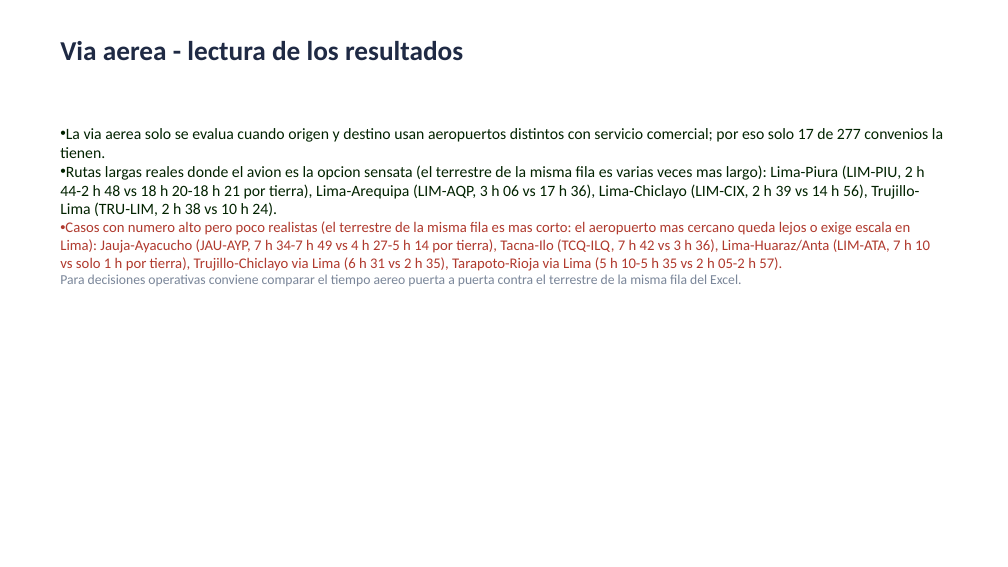
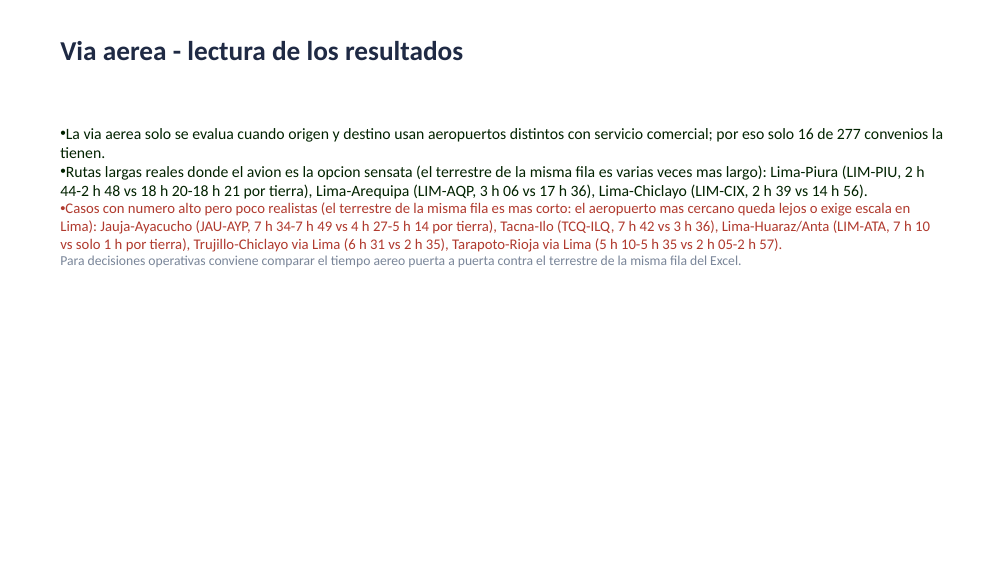
Before and after one commit to rojasarca-code/geolocalizacion-bancos-sangre-diban, a slide deck: slide 6 of datos/Resumen_tiempos_convenios_BS.pptx. Drawn at 1008x567 pixels with LibreOffice and Linux fonts; fonts in the diff are those of the drawing. Boxes give left, top, right and bottom in pixels: in the first picture for what was removed or moved away, otherwise in the second. Text is boxed around its words. In the diff, an @@ line names an element or a change of style, - is before the commit and + after.

```diff
--- a/datos/Resumen_tiempos_convenios_BS.pptx
+++ b/datos/Resumen_tiempos_convenios_BS.pptx
@@ text at (60,128,943,199): text changed @@
-• La via aerea solo se evalua cuando origen y destino usan aeropuertos distintos con servicio comercial; por eso solo 17 de 277 convenios la tienen.
-• Rutas largas reales donde el avion es la opcion sensata (el terrestre de la misma fila es varias veces mas largo): Lima-Piura (LIM-PIU, 2 h 44-2 h 48 vs 18 h 20-18 h 21 por tierra), Lima-Arequipa (LIM-AQP, 3 h 06 vs 17 h 36), Lima-Chiclayo (LIM-CIX, 2 h 39 vs 14 h 56), Trujillo-Lima (TRU-LIM, 2 h 38 vs 10 h 24).
+• La via aerea solo se evalua cuando origen y destino usan aeropuertos distintos con servicio comercial; por eso solo 16 de 277 convenios la tienen.
+• Rutas largas reales donde el avion es la opcion sensata (el terrestre de la misma fila es varias veces mas largo): Lima-Piura (LIM-PIU, 2 h 44-2 h 48 vs 18 h 20-18 h 21 por tierra), Lima-Arequipa (LIM-AQP, 3 h 06 vs 17 h 36), Lima-Chiclayo (LIM-CIX, 2 h 39 vs 14 h 56).
```
Also in this commit, not shown: 5 other slides changed, 5 other files.
